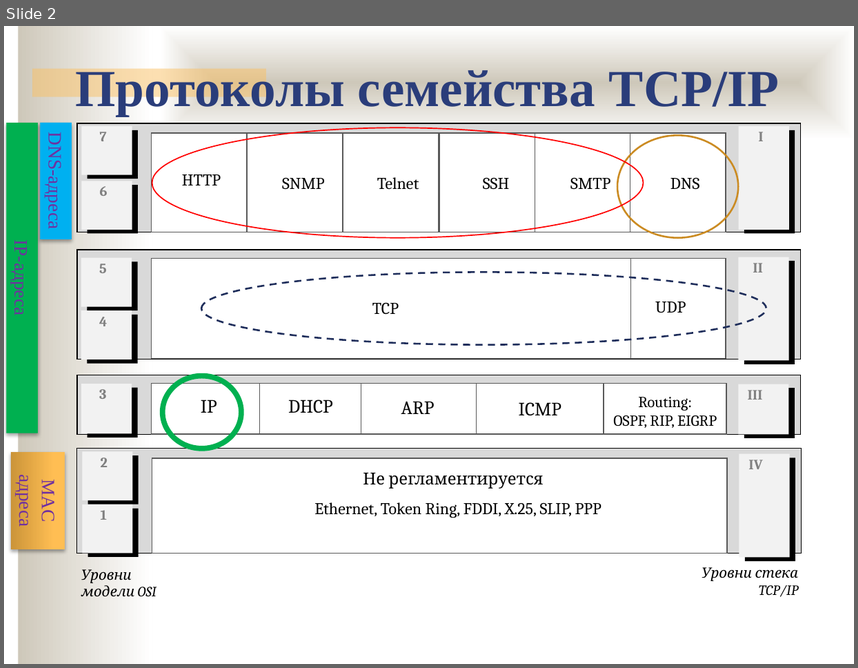
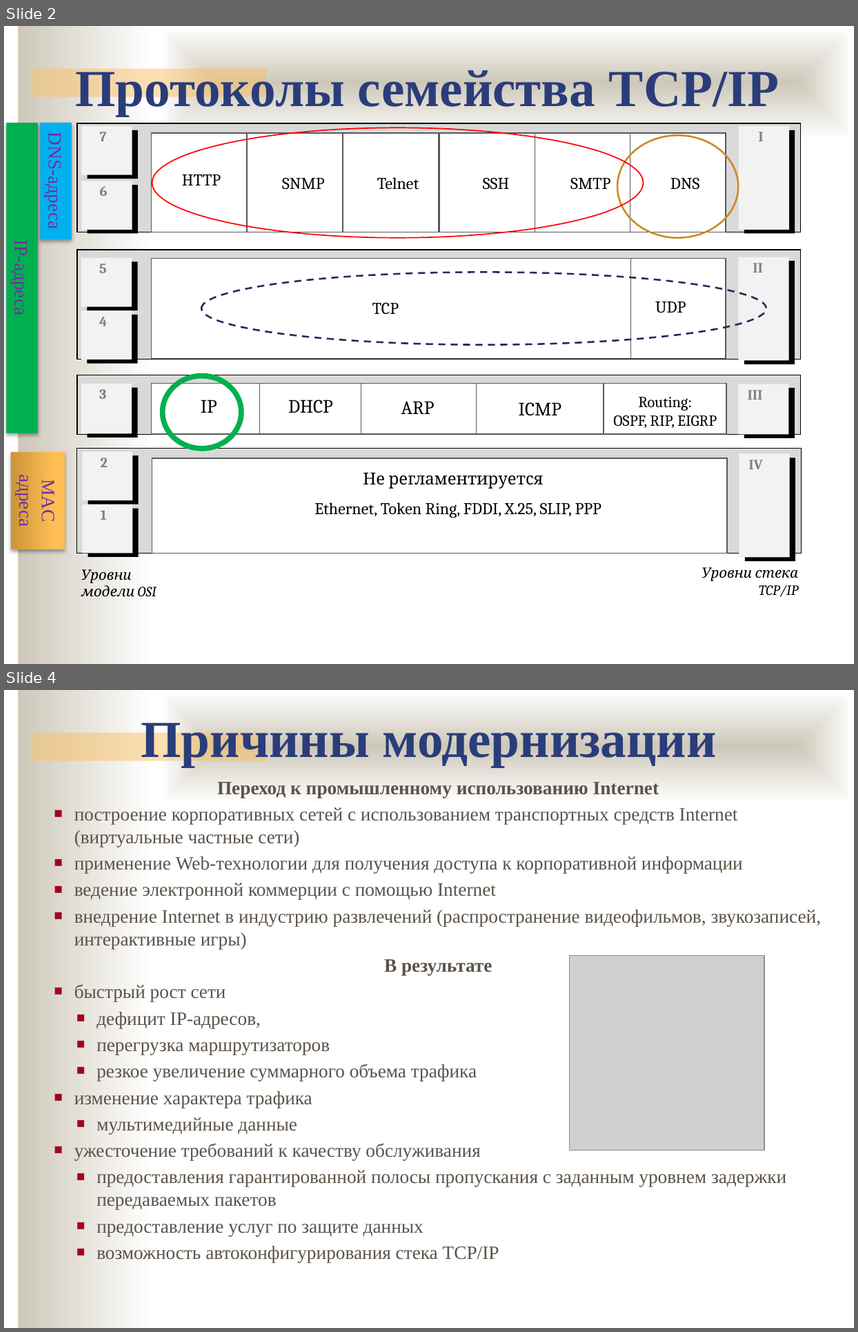
Before and after one commit to ukoloff/nets, a slide deck: lecture/15.pptx. Shown one above the other, each under a label of ours: slide 2 before the commit, slides 2 and 4 after it; the slides between them are not shown. The pictures are 858x668 and 858x1332 pixels, drawn with LibreOffice and Linux fonts; fonts in the diff are those of the drawing; grey boxes stand for pictures; background and template pictures are left out. Boxes give left, top, right and bottom in pixels: in the first picture for what was removed or moved away, otherwise in the second. Text is boxed around its words. In the diff, an @@ line names an element or a change of style, - is before the commit and + after.

```diff
--- a/lecture/15.pptx
+++ b/lecture/15.pptx
@@ slide 4 added at box(4, 690, 854, 1328), background #FFFFFF; not listed: 3 template elements that a slide beside it also shows @@
@@ text added at box(141, 716, 717, 767), 44 pt, text #2A3D7A, bold @@
+Причины модернизации
@@ text added at box(74, 782, 822, 1262), 16 pt, text #5B5249 @@
+Переход к промышленному использованию Internet
+■ построение корпоративных сетей с использованием транспортных средств Internet (виртуальные частные сети)
+■ применение Web-технологии для получения доступа к корпоративной информации
+■ ведение электронной коммерции с помощью Internet
+■ внедрение Internet в индустрию развлечений (распространение видеофильмов, звукозаписей, интерактивные игры)
+В результате
+■ быстрый рост сети
+  ■ дефицит IP-адресов,
+  ■ перегрузка маршрутизаторов
+  ■ резкое увеличение суммарного объема трафика
+■ изменение характера трафика
+  ■ мультимедийные данные
+■ ужесточение требований к качеству обслуживания
+  ■ предоставления гарантированной полосы пропускания с заданным уровнем задержки передаваемых пакетов
+  ■ предоставление услуг по защите данных
+  ■ возможность автоконфигурирования стека TCP/IP
@@ picture added at box(569, 955, 764, 1150) @@
```
Also in this commit, not shown: 14 other slides added, 1 slide removed.
